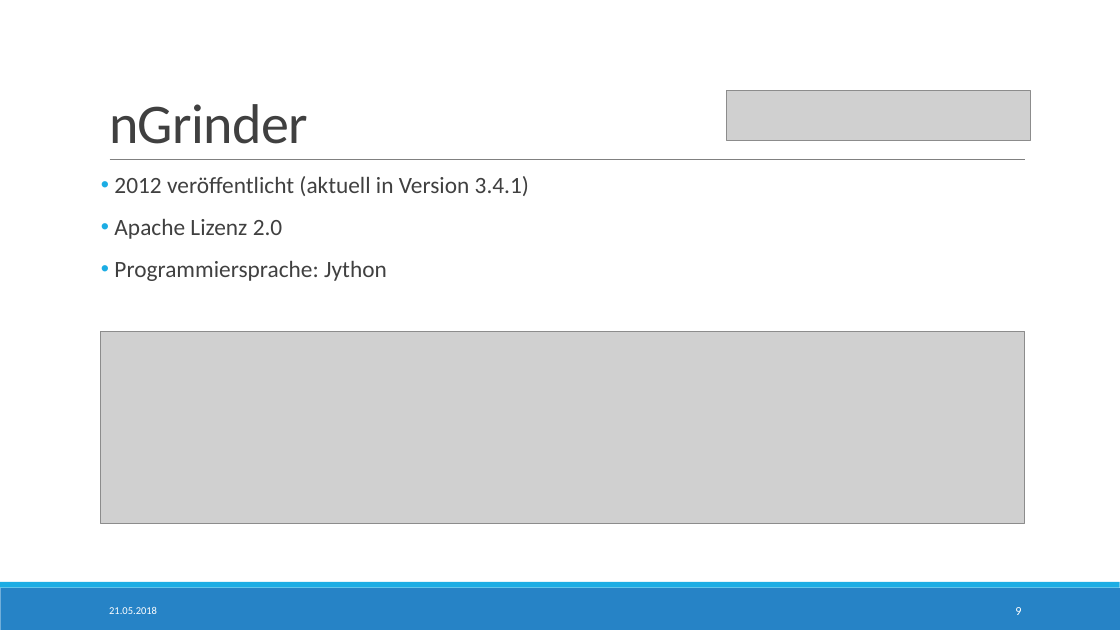
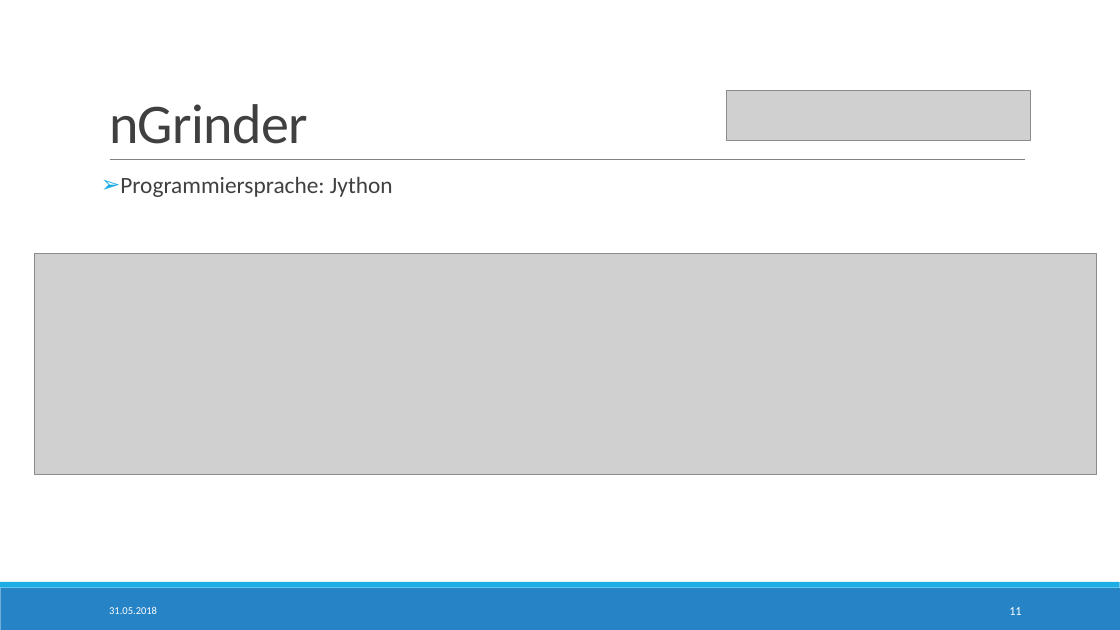
Before and after one commit to StTraeger/sqs-car-webservice, a slide deck: slide 11 of sqsdemoserver/LoadTesting.pptx (slide 9 before the commit). Drawn at 1120x630 pixels with LibreOffice and Linux fonts; fonts in the diff are those of the drawing; grey boxes stand for pictures. Boxes give left, top, right and bottom in pixels: in the first picture for what was removed or moved away, otherwise in the second. Text is boxed around its words. In the diff, an @@ line names an element or a change of style, - is before the commit and + after.

```diff
--- a/sqsdemoserver/LoadTesting.pptx
+++ b/sqsdemoserver/LoadTesting.pptx
@@ text "Programmiersprache: Jython" at <box>120,177,393,197</box>: bullet • to ➢ @@
@@ text at <box>114,176,529,239</box>: paragraphs removed @@
-• 2012 veröffentlicht (aktuell in Version 3.4.1)
-• Apache Lizenz 2.0
@@ picture: place and size @@
-picture at <box>101,331,1025,523</box>
+picture at <box>34,254,1096,475</box>
@@ page number at <box>1009,607,1021,615</box>: text changed @@
-9
+11
```
Also in this commit, not shown: 13 other slides changed, 9 slides added, 3 slides removed, 6 other files.
